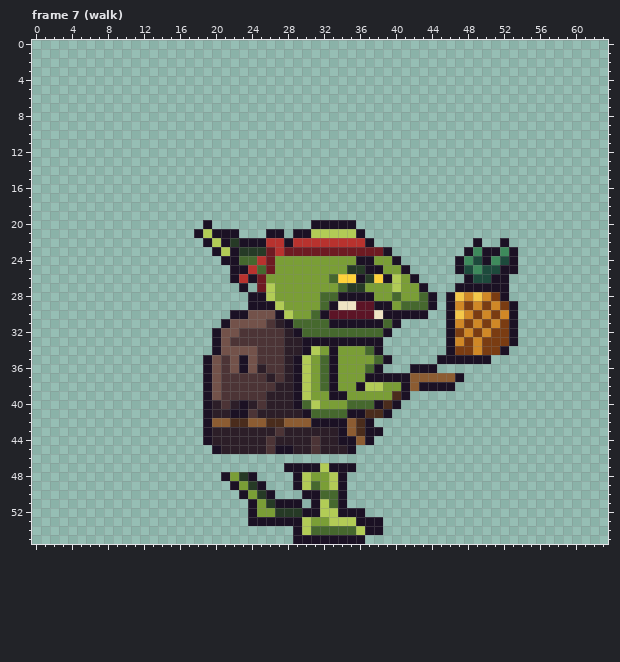
A pixel-art file gets an edit: assets/source/characters/goblin/goblin_b_h36.ase. Above, as it was before the edit.
64x56 pixels, 27 frames. Shown: frame 7 (walk). The commit also changed other frames, which this record leaves out.
After:
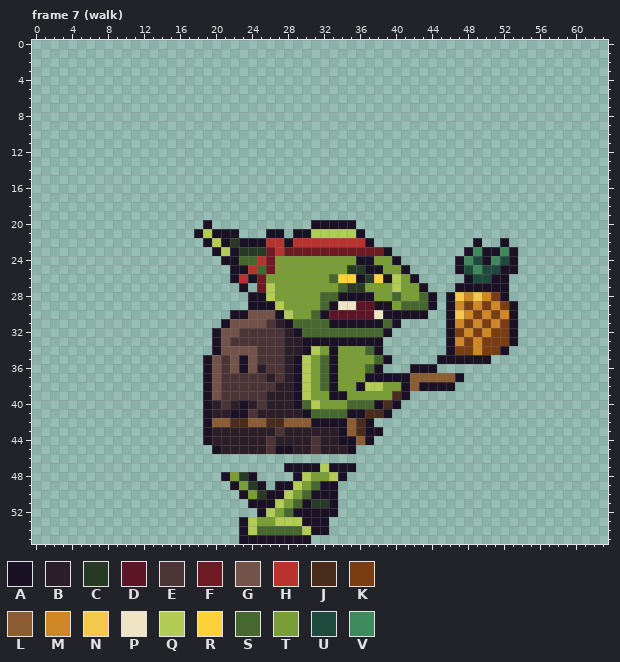
Palette (. is transparent): A #1b1124  B #2c1e28  C #263a26  D #5c1426  E #4c3436  F #6e1a22  G #73524a  H #b8322e  J #4a2c1c  K #7a3c12  L #8c5c32  M #d08826  N #f4c84a  P #efe4c4  Q #b2cc56  R #ffd23a  S #46682e  T #7a9e36  U #1d4a3c  V #3e8a5c
The edit:
Frame 7 (walk), layer "body":
y 49: x 27..30 ..AQ -> AAQT; x 32..34 TQA -> AA.
y 50: x 27..30 ...A -> AQTS; x 32..34 SSA -> AA.
y 51: x 25..34 TCAAA.AQSA -> AAQTSACCA.
y 52: x 24..29 ATTCCC -> .AQTSA; x 32..36 QQAAA -> AA...
y 53: x 23..38 .AAAAAAQTTQQQAAA -> AQTTQQQAAA......
y 54: x 23..29 ......A -> AQSSSSS; x 31..38 SSSSSQAA -> AA......
y 55: x 23..28 ...... -> AAAAAA; x 31..36 AAAAAA -> ......
Changed places in both pictures, as pixel boxes (x1, y1, x2, y2):
changed: (239, 481, 383, 544)
